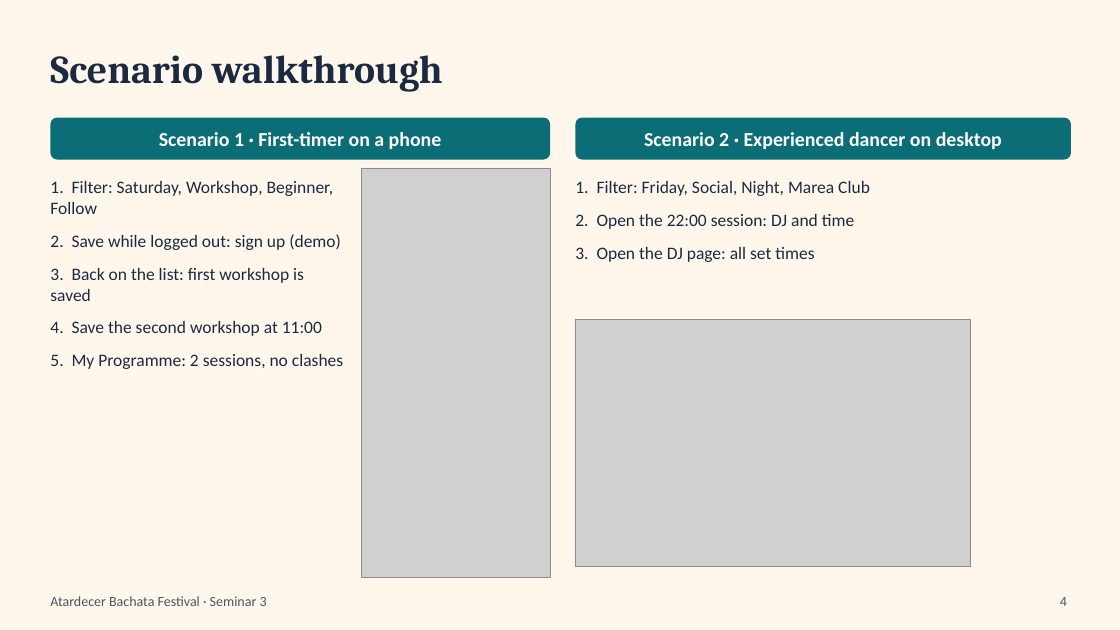
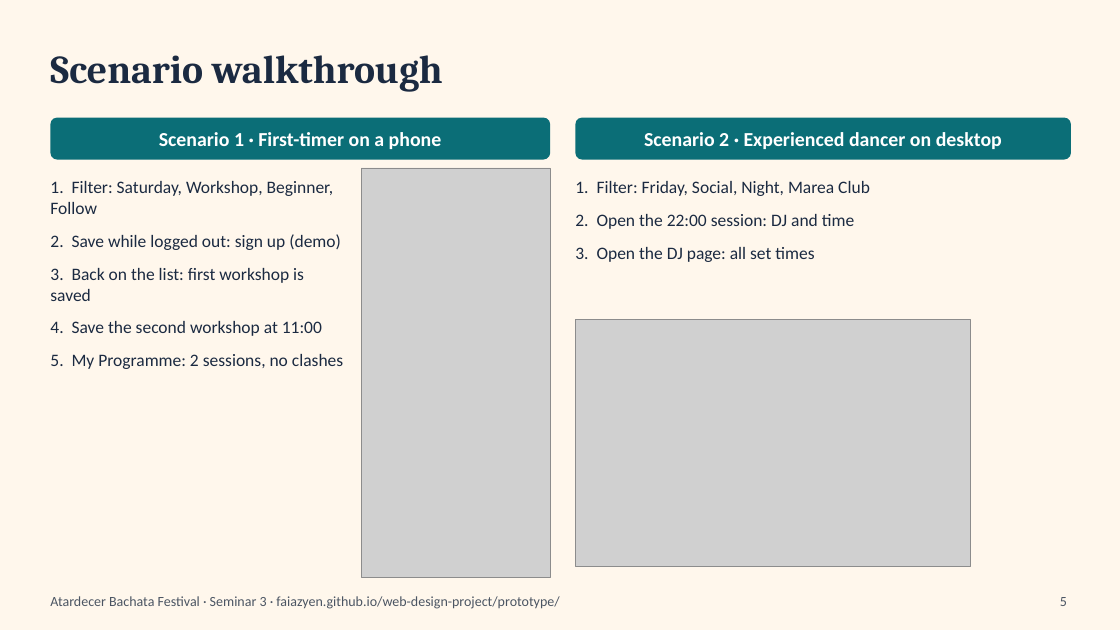
Before and after one commit to faiazyen/web-design-project, a slide deck: slide 5 of Seminar 3 Submission/presentation.pptx (slide 4 before the commit). Drawn at 1120x630 pixels with LibreOffice and Linux fonts; fonts in the diff are those of the drawing; grey boxes stand for pictures. Boxes give left, top, right and bottom in pixels: in the first picture for what was removed or moved away, otherwise in the second. Text is boxed around its words. In the diff, an @@ line names an element or a change of style, - is before the commit and + after.

```diff
--- a/Seminar 3 Submission/presentation.pptx
+++ b/Seminar 3 Submission/presentation.pptx
@@ text at (50, 596, 559, 609): text changed @@
-Atardecer Bachata Festival · Seminar 3
+Atardecer Bachata Festival · Seminar 3 · faiazyen.github.io/web-design-project/prototype/
@@ page number at (1060, 597, 1067, 606): text changed @@
-4
+5
```
Also in this commit, not shown: 4 other slides changed, 1 slide added, 24 other files.
